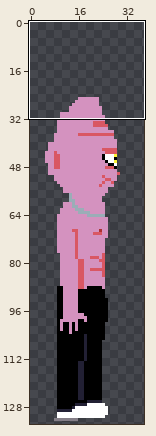
Animated GIF sprite -- Sprites/Goby/GobyDryWalkRight.gif. The picture above shows the old version from afar; the outline marks the close-up.
Close-up. Before the commit:
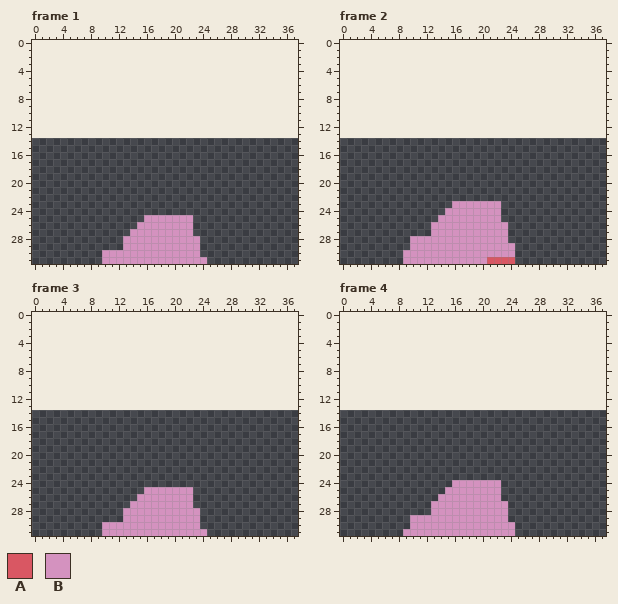
The file is 50x120 pixels, 4 frames. Shown: frame 1: x 0..37, y 0..31; frame 2: x 0..37, y 0..31; frame 3: x 0..37, y 0..31; frame 4: x 0..37, y 0..31. The old version is drawn lined up with the new one, on the new canvas. The wide view leaves out empty margins.
Palette (. is transparent): A #d95763  B #d492bf
Pixels before, frame 1, first column x 10:
25 ......BBBBBBB..
26 .....BBBBBBBB..
27 ....BBBBBBBBB..
28 ...BBBBBBBBBBB.
29 ...BBBBBBBBBBB.
30 BBBBBBBBBBBBBB.
31 BBBBBBBBBBBBBBB
Pixels before, frame 2, first column x 9:
23 .......BBBBBBB..
24 ......BBBBBBBB..
25 .....BBBBBBBBB..
26 ....BBBBBBBBBBB.
27 ....BBBBBBBBBBB.
28 .BBBBBBBBBBBBBB.
29 .BBBBBBBBBBBBBBB
30 BBBBBBBBBBBBBBBB
31 BBBBBBBBBBBBAAAA
Pixels before, frame 3, first column x 10:
25 ......BBBBBBB..
26 .....BBBBBBBB..
27 ....BBBBBBBBB..
28 ...BBBBBBBBBBB.
29 ...BBBBBBBBBBB.
30 BBBBBBBBBBBBBB.
31 BBBBBBBBBBBBBBB
Pixels before, frame 4, first column x 9:
24 .......BBBBBBB..
25 ......BBBBBBBB..
26 .....BBBBBBBBB..
27 ....BBBBBBBBBBB.
28 ....BBBBBBBBBBB.
29 .BBBBBBBBBBBBBB.
30 .BBBBBBBBBBBBBBB
31 BBBBBBBBBBBBBBBB
Once edited:
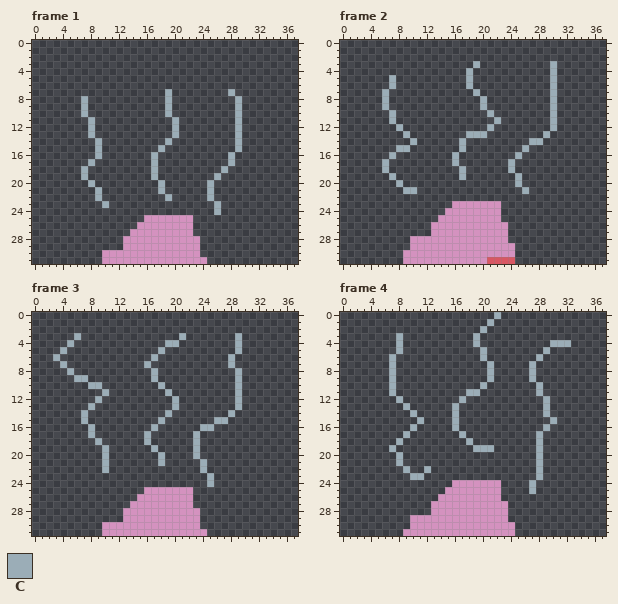
Colours new in this view: C #9badb7
Edits made:
canvas 50x120 -> 59x134, the old top-left corner now at 0,14
Frame 1:
y 7: x 19 . -> C; x 28 . -> C
y 8..10: x 7 . -> C; x 19 . -> C; x 29 . -> C
y 11..13: x 8 . -> C; x 20 . -> C; x 29 . -> C
y 14: x 9 . -> C; x 19 . -> C; x 29 . -> C
y 15: x 9 . -> C; x 18 . -> C; x 29 . -> C
y 16: x 9 . -> C; x 17 . -> C; x 28 . -> C
y 17: x 8 . -> C; x 17 . -> C; x 28 . -> C
y 18: x 7 . -> C; x 17 . -> C; x 27 . -> C
y 19: x 7 . -> C; x 17 . -> C; x 26 . -> C
y 20: x 8 . -> C; x 18 . -> C; x 25 . -> C
y 21: x 9 . -> C; x 18 . -> C; x 25 . -> C
y 22: x 9 . -> C; x 19 . -> C; x 25 . -> C
y 23: x 10 . -> C; x 26 . -> C
y 24: x 26 . -> C
Frame 2:
y 3: x 19 . -> C; x 30 . -> C
y 4: x 18 . -> C; x 30 . -> C
y 5..6: x 7 . -> C; x 18 . -> C; x 30 . -> C
y 7: x 6 . -> C; x 19 . -> C; x 30 . -> C
y 8..9: x 6 . -> C; x 20 . -> C; x 30 . -> C
y 10: x 7 . -> C; x 21 . -> C; x 30 . -> C
y 11: x 7 . -> C; x 22 . -> C; x 30 . -> C
y 12: x 8 . -> C; x 21 . -> C; x 30 . -> C
y 13: x 9 . -> C; x 18..20 ... -> CCC; x 29 . -> C
y 14: x 10 . -> C; x 17 . -> C; x 27..28 .. -> CC
y 15: x 8..9 .. -> CC; x 17 . -> C; x 26 . -> C
y 16: x 7 . -> C; x 16 . -> C; x 25 . -> C
y 17: x 6 . -> C; x 16 . -> C; x 24 . -> C
y 18: x 6 . -> C; x 17 . -> C; x 24 . -> C
y 19: x 7 . -> C; x 17 . -> C; x 25 . -> C
y 20: x 8 . -> C; x 25 . -> C
y 21: x 9..10 .. -> CC; x 26 . -> C
Frame 3:
y 3: x 6 . -> C; x 21 . -> C; x 29 . -> C
y 4: x 5 . -> C; x 19..20 .. -> CC; x 29 . -> C
y 5: x 4 . -> C; x 18 . -> C; x 29 . -> C
y 6: x 3 . -> C; x 17 . -> C; x 28 . -> C
y 7: x 4 . -> C; x 16 . -> C; x 28 . -> C
y 8: x 5 . -> C; x 17 . -> C; x 29 . -> C
y 9: x 6..7 .. -> CC; x 17 . -> C; x 29 . -> C
y 10: x 8..9 .. -> CC; x 18 . -> C; x 29 . -> C
y 11: x 10 . -> C; x 19 . -> C; x 29 . -> C
y 12: x 9 . -> C; x 20 . -> C; x 29 . -> C
y 13: x 8 . -> C; x 20 . -> C; x 29 . -> C
y 14: x 7 . -> C; x 19 . -> C; x 28 . -> C
y 15: x 7 . -> C; x 18 . -> C; x 26..27 .. -> CC
y 16: x 8 . -> C; x 17 . -> C; x 24..25 .. -> CC
y 17: x 8 . -> C; x 16 . -> C; x 23 . -> C
y 18: x 9 . -> C; x 16 . -> C; x 23 . -> C
y 19: x 10 . -> C; x 17 . -> C; x 23 . -> C
y 20: x 10 . -> C; x 18 . -> C; x 23 . -> C
y 21: x 10 . -> C; x 18 . -> C; x 24 . -> C
y 22: x 10 . -> C; x 24 . -> C
y 23..24: x 25 . -> C
Frame 4:
y 0: x 22 . -> C
y 1: x 21 . -> C
y 2: x 20 . -> C
y 3: x 8 . -> C; x 19 . -> C
y 4: x 8 . -> C; x 19 . -> C; x 30..32 ... -> CCC
y 5: x 8 . -> C; x 20 . -> C; x 29 . -> C
y 6: x 7 . -> C; x 20 . -> C; x 28 . -> C
y 7..9: x 7 . -> C; x 21 . -> C; x 27 . -> C
y 10: x 7 . -> C; x 20 . -> C; x 28 . -> C
y 11: x 7 . -> C; x 18..19 .. -> CC; x 28 . -> C
y 12: x 8 . -> C; x 17 . -> C; x 29 . -> C
y 13: x 9 . -> C; x 16 . -> C; x 29 . -> C
y 14: x 10 . -> C; x 16 . -> C; x 29 . -> C
y 15: x 11 . -> C; x 16 . -> C; x 30 . -> C
y 16: x 10 . -> C; x 16 . -> C; x 29 . -> C
y 17: x 9 . -> C; x 17 . -> C; x 28 . -> C
y 18: x 8 . -> C; x 18 . -> C; x 28 . -> C
y 19: x 7 . -> C; x 19..21 ... -> CCC; x 28 . -> C
y 20..21: x 8 . -> C; x 28 . -> C
y 22: x 9 . -> C; x 12 . -> C; x 28 . -> C
y 23: x 10..11 .. -> CC; x 28 . -> C
y 24..25: x 27 . -> C
